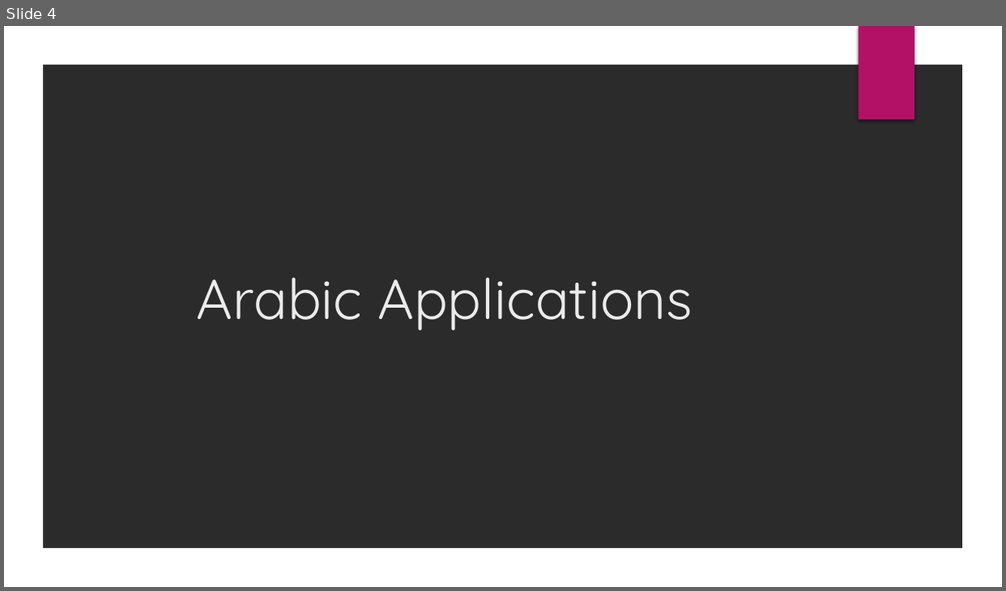
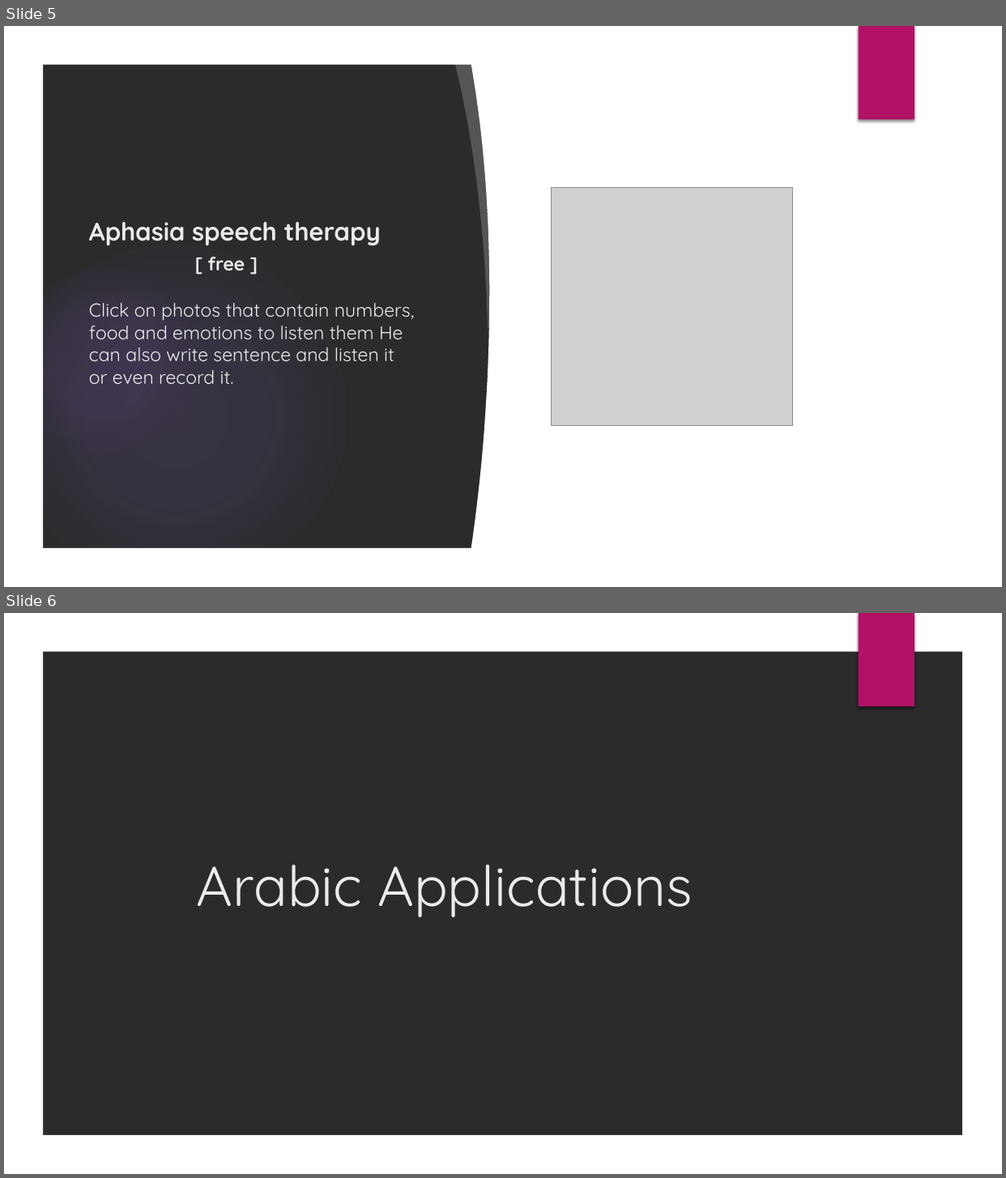
Before and after one commit to Mariumashraf/GP, a slide deck: Gp.pptx. Shown one above the other, each under a label of ours: slide 4 before the commit, slides 5 and 6 after it. The pictures are 1006x591 and 1006x1178 pixels, drawn with LibreOffice and Linux fonts; fonts in the diff are those of the drawing; grey boxes stand for pictures; background and template pictures are left out; a plain dark background stands for a picture behind light text. Boxes give left, top, right and bottom in pixels: in the first picture for what was removed or moved away, otherwise in the second. Text is boxed around its words. In the diff, an @@ line names an element or a change of style, - is before the commit and + after.

```diff
--- a/Gp.pptx
+++ b/Gp.pptx
@@ slide 5 added at box(4, 26, 1002, 587), background picture (left out); not listed: 2 template elements that a slide beside it also shows @@
@@ group added at box(4, 27, 967, 587): 4 ellipses, 2 freeform shapes, 1 rectangle @@
@@ picture added at box(552, 187, 793, 426) @@
@@ title added at box(89, 222, 415, 384), 18 pt, text #EBEBEB @@
+Aphasia speech therapy
+[ free ]
+Click on photos that contain numbers, food and emotions to listen them He can also write sentence and listen it or even record it.
@@ what was slide 4 is now slide 6 @@
```
Also in this commit, not shown: 3 slides changed, 2 other slides added, 1 slide removed.
